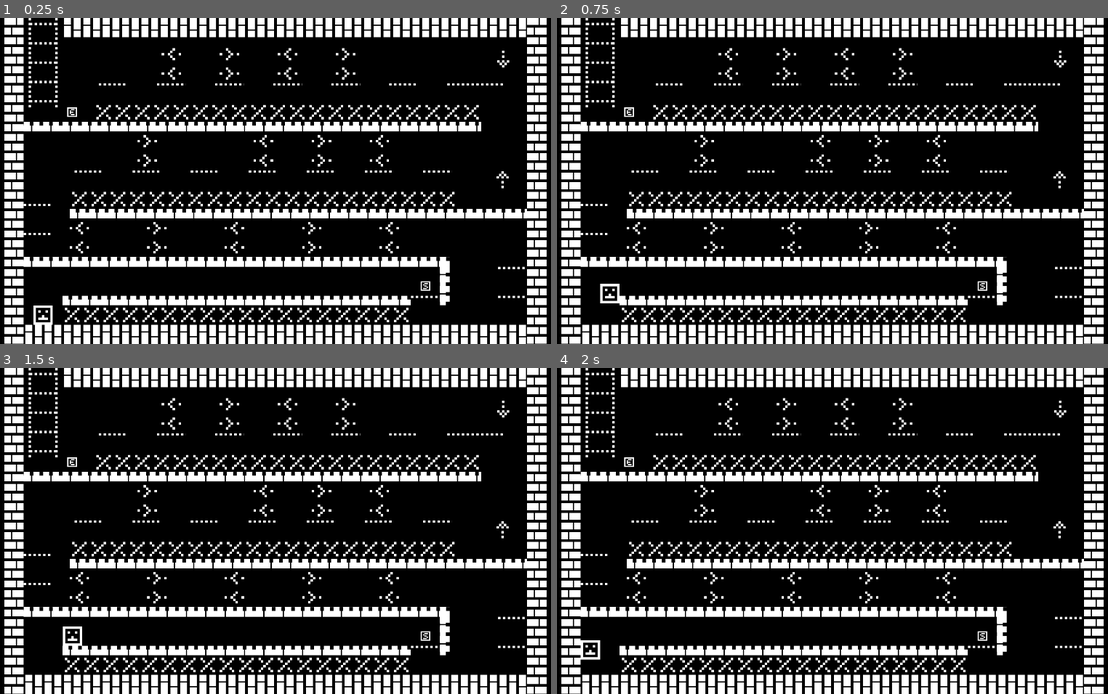
Above: before the commit, frames 1-4 (two rows, left to right).
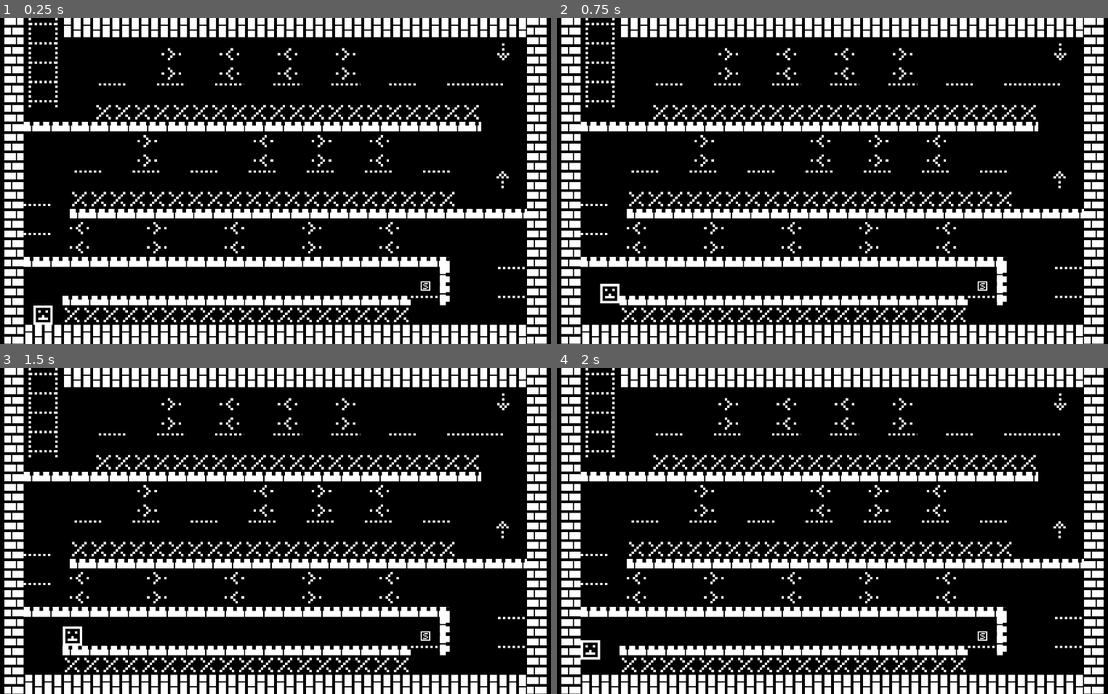
Above: after the commit, the same moments.

Repository: JasonTheKitten/1BitJam2024
Game: Godot game, scene res://levels/level_1.tscn
Two runs of this game, one before a commit and one after it. Both use one fixed random seed, a clock stepped at 60 frames per second and the inputs below.
Inputs:
- Up to frame 1 (0.25 s): no input
- Up to frame 2 (0.75 s): tap Enter at 0.5 s; hold D (player_right) from 0.53 s (still down); hold Space (player_jump) from 0.53 s (still down)
- Up to frame 3 (1.5 s): release D (player_right) at 1.28 s; release Space (player_jump) at 1.28 s; hold Left (player_left) from 1.28 s (still down); tap S (player_duck) at 1.35 s
- Up to frame 4 (2 s): keep holding Left (player_left); tap Space (player_jump) at 1.52, 1.55, 1.82 s

The runs differ from the first frame. In frame 1, 0.2% of the frame differs, in the area x 12-93%, y 7-31%; in frame 2, 0.2%; in frame 3, 0.2%; in frame 4, 0.2%.

Commit message:
Gravity switches are cool

Diff:
--- /dev/null
+++ b/entities/gravity_switch.gd
@@ -0,0 +1,15 @@
+class_name GravitySwitch
+extends Area2D
+
+@export var _orientation: Player.GravityOrientation = Player.GravityOrientation.DOWN
+
+
+signal gravity_change
+
+
+func _ready() -> void:
+	body_entered.connect(_on_body_entered)
+
+
+func _on_body_entered(_body: PhysicsBody2D) -> void:
+	gravity_change.emit(_orientation)
--- a/entities/player/player.gd
+++ b/entities/player/player.gd
@@ -8,34 +8,75 @@
 var _had_zero_frame : bool = false
 var _has_safe_frames : bool = true
 var _speed_multiplier : float = 1
+var _gravity_orientation: GravityOrientation = GravityOrientation.DOWN
+var _movement_disabled_until_collide: bool = false
 
 
 func _physics_process(_delta: float) -> void:
 	if _has_safe_frames:
 		_has_safe_frames = (
 			!Input.get_axis("player_left", "player_right") == 0
-			||Input.is_action_pressed("player_jump"))
+			|| Input.is_action_pressed("player_jump"))
 		return
 
-	velocity.x = Input.get_axis("player_left", "player_right") * _speed * _speed_multiplier
-	if Input.is_action_pressed("player_jump") && velocity.y == 0 && _had_zero_frame:
+	var is_vertical: bool = (
+		_gravity_orientation == GravityOrientation.DOWN
+		|| _gravity_orientation == GravityOrientation.UP)
+	var is_jump_velocity_zero: bool = velocity.y == 0 if is_vertical else velocity.x == 0
+
+	var movement_vector: Vector2 = Vector2(
+		Input.get_axis("player_left", "player_right") * _speed * _speed_multiplier, 0)
+
+	if Input.is_action_pressed("player_jump") && is_jump_velocity_zero && _had_zero_frame:
 		_had_zero_frame = false
-		velocity.y = -_jump_velocity
+		movement_vector.y = -_jump_velocity
 	else:
 		_had_zero_frame = velocity.y == 0
-		velocity.y += _gravity
+		movement_vector.y = _gravity
+
+	if _movement_disabled_until_collide:
+		movement_vector.x = 0
+		movement_vector.y = _gravity
+
+	match _gravity_orientation:
+		GravityOrientation.DOWN:
+			velocity.x = movement_vector.x
+			velocity.y += movement_vector.y
+		GravityOrientation.UP:
+			velocity.x = movement_vector.x
+			velocity.y -= movement_vector.y
+		_:
+			pass # TODO: Other orientations
+
 	if velocity.y < 0:
 		collision_mask &= ~2
 	else:
 		collision_mask |= 2
-	move_and_slide()
+
+	var collision_occured: bool = move_and_slide()
+	_movement_disabled_until_collide = _movement_disabled_until_collide && !collision_occured
 
 
 func tpfreeze() -> void:
+	velocity = Vector2(0, 0)
 	_speed_multiplier = 1
-	velocity = Vector2(0, 0)
 	_has_safe_frames = true
+	_gravity_orientation = GravityOrientation.DOWN
+	_movement_disabled_until_collide = false
 
 
 func set_speed_multiplier(speed_multiplier: float) -> void:
 	_speed_multiplier = speed_multiplier
+
+func set_gravity_orientation(orientation: GravityOrientation) -> void:
+	_gravity_orientation = orientation
+
+func force_player_collide() -> void:
+	_movement_disabled_until_collide = true
+
+enum GravityOrientation {
+	DOWN,
+	LEFT,
+	UP,
+	RIGHT
+}
--- a/entities/reverso.gd
+++ b/entities/reverso.gd
@@ -8,5 +8,5 @@
 func _ready() -> void:
 	body_entered.connect(_on_body_entered)
 
-func _on_body_entered(body: PhysicsBody2D) -> void:
+func _on_body_entered(_body: PhysicsBody2D) -> void:
 	reverso_activated.emit(_speed_multiplier)
--- a/levels/level_1.gd
+++ b/levels/level_1.gd
@@ -3,12 +3,20 @@
 @export var _spawner: PlayerSpawner
 @export var _spike_pits: Array[SpikePit]
 @export var _reversos: Array[Reverso]
+@export var _gravity_switches: Array[GravitySwitch]
 
 func _ready() -> void:
 	for spike_pit: SpikePit in _spike_pits:
 		spike_pit.spike_hit.connect(_handle_player_death)
 	for reverso: Reverso in _reversos:
 		reverso.reverso_activated.connect(_spawner.current_player().set_speed_multiplier)
+	for gravity_switch: GravitySwitch in _gravity_switches:
+		gravity_switch.gravity_change.connect(_handle_gravity_switch)
 
 func _handle_player_death() -> void:
 	_spawner.respawn()
+
+func _handle_gravity_switch(gravity_orientation: Player.GravityOrientation) -> void:
+	var current_player: Player = _spawner.current_player()
+	current_player.set_gravity_orientation(gravity_orientation)
+	current_player.force_player_collide()
--- a/levels/level_1.tscn
+++ b/levels/level_1.tscn
@@ -3,10 +3,10 @@
 [ext_resource type="Texture2D" uid="uid://gnnbl0qwgj04" path="res://assets/tower_outer_wall.png" id="1_6y2o4"]
 [ext_resource type="Texture2D" uid="uid://c1bd6nqube74v" path="res://assets/gravity_arrow.png" id="1_18n86"]
 [ext_resource type="Texture2D" uid="uid://cp7lt5qxt6mid" path="res://assets/ladder.png" id="1_b13ym"]
-[ext_resource type="Texture2D" uid="uid://dlce452qw0qe8" path="res://assets/press_e.png" id="1_iufpy"]
 [ext_resource type="Script" path="res://levels/level_1.gd" id="1_uufqg"]
 [ext_resource type="Texture2D" uid="uid://dpo1wnmh36tsj" path="res://assets/deadly_spike_pit.png" id="2_e2n53"]
 [ext_resource type="PackedScene" uid="uid://qo4nyl0xcy4o" path="res://entities/player/player.tscn" id="2_p8eo7"]
+[ext_resource type="Script" path="res://entities/gravity_switch.gd" id="2_qdi6j"]
 [ext_resource type="Texture2D" uid="uid://cn33jtj0noabp" path="res://assets/tower_inner_wall.png" id="3_jv8n0"]
 [ext_resource type="Texture2D" uid="uid://ce3h6sjgq532s" path="res://assets/platform.png" id="4_tdjd3"]
 [ext_resource type="Texture2D" uid="uid://5tiflkt7eoch" path="res://assets/reverso.png" id="5_xjhd8"]
@@ -16,12 +16,13 @@
 [ext_resource type="Script" path="res://entities/spawner.gd" id="12_mpw0l"]
 [ext_resource type="Script" path="res://entities/reverso.gd" id="13_ucvtt"]
 
-[node name="Node2D" type="Node2D" node_paths=PackedStringArray("_spawner", "_spike_pits", "_reversos")]
+[node name="Node2D" type="Node2D" node_paths=PackedStringArray("_spawner", "_spike_pits", "_reversos", "_gravity_switches")]
 position = Vector2(1, 0)
 script = ExtResource("1_uufqg")
 _spawner = NodePath("Marker2D")
 _spike_pits = [NodePath("SpikeTest/SpikeTestSpikes"), NodePath("HarderTest/HarderTestSpikes"), NodePath("Demo/DemoSpikes")]
-_reversos = [NodePath("ReversoTutorial/Reverso1"), NodePath( …(265 unchanged characters)…  NodePath("SpikeTest/Reversos/Reverso4")]
+_reversos = [NodePath("ReversoTutorial/Reverso1"), NodePath( …(265 unchanged characters)…  NodePath("SpikeTest/Reversos/Reverso4"), NodePath("HarderTest/Reversos/Reverso1"), NodePath("HarderTest/Reversos/Reverso2"), NodePath("HarderTest/Reversos/Reverso3"), NodePath("HarderTest/Reversos/Reverso4")]
+_gravity_switches = [NodePath("GravityUpSwitch"), NodePath("GravityDownSwitch")]
 
 [node name="Camera2D" type="Camera2D" parent="."]
 limit_left = 0
@@ -29,18 +30,33 @@
 limit_right = 1920
 limit_bottom = 1080
 
-[node name="Sprite2D" type="Sprite2D" parent="."]
+[node name="GravityDownSwitch" type="Area2D" parent="."]
+position = Vector2(0, -24)
+script = ExtResource("2_qdi6j")
+
+[node name="Sprite2D" type="Sprite2D" parent="GravityDownSwitch"]
 position = Vector2(1712, 136)
 texture = ExtResource("1_18n86")
 
-[node name="Sprite2D2" type="Sprite2D" parent="."]
+[node name="CollisionPolygon2D" type="CollisionPolygon2D" parent="GravityDownSwitch"]
+position = Vector2(1712, 136)
+scale = Vector2(0.1, 1)
+polygon = PackedVector2Array(32, 32, -32, 32, -32, -32, 32, -32)
+
+[node name="GravityUpSwitch" type="Area2D" parent="."]
+script = ExtResource("2_qdi6j")
+_orientation = 2
+
+[node name="Sprite2D" type="Sprite2D" parent="GravityUpSwitch"]
 position = Vector2(1712, 536)
 rotation = 3.14159
 texture = ExtResource("1_18n86")
 
-[node name="PressE" type="Sprite2D" parent="."]
-position = Vector2(288, 312)
-texture = ExtResource("1_iufpy")
+[node name="CollisionPolygon2D" type="CollisionPolygon2D" parent="GravityUpSwitch"]
+position = Vector2(1712, 536)
+rotation = 3.14159
+scale = Vector2(0.1, 1)
+polygon = PackedVector2Array(32, 32, -32, 32, -32, -32, 32, -32)
 
 [node name="TransitionPlatforms" type="Node2D" parent="."]
 
@@ -108,13 +124,14 @@
 scale = Vector2(1.5, 1)
 polygon = PackedVector2Array(32, 4, -32, 4, -32, -4, 32, -4)
 
-[node name="Ladder" type="StaticBody2D" parent="."]
+[node name="Ladder" type="Area2D" parent="."]
+
+[node name="Sprite2D" type="Sprite2D" parent="Ladder"]
 position = Vector2(192, 160)
-
-[node name="Sprite2D" type="Sprite2D" parent="Ladder"]
 texture = ExtResource("1_b13ym")
 
 [node name="CollisionPolygon2D" type="CollisionPolygon2D" parent="Ladder"]
+position = Vector2(192, 160)
 polygon = PackedVector2Array(64, 160, -64, 160, -64, -160, 64, -160)
 
 [node name="Walls" type="Node2D" parent="."]
@@ -179,10 +196,14 @@
 [node name="Reversos" type="Node2D" parent="HarderTest"]
 
 [node name="Reverso1" type="Area2D" parent="HarderTest/Reversos"]
+collision_layer = 0
+collision_mask = 4
+script = ExtResource("13_ucvtt")
 
 [node name="Sprite2D" type="Sprite2D" parent="HarderTest/Reversos/Reverso1"]
 texture_repeat = 2
 position = Vector2(536, 440)
+rotation = 3.14159
 texture = ExtResource("5_xjhd8")
 region_enabled = true
 region_rect = Rect2(0, 0, 64, 128)
@@ -193,11 +214,14 @@
 polygon = PackedVector2Array(32, 32, -32, 32, -32, -32, 32, -32)
 
 [node name="Reverso2" type="Area2D" parent="HarderTest/Reversos"]
+collision_layer = 0
+collision_mask = 4
+script = ExtResource("13_ucvtt")
+_speed_multiplier = -1.0
 
 [node name="Sprite2D" type="Sprite2D" parent="HarderTest/Reversos/Reverso2"]
 texture_repeat = 2
 position = Vector2(728, 440)
-rotation = 3.14159
 texture = ExtResource("5_xjhd8")
 region_enabled = true
 region_rect = Rect2(0, 0, 64, 128)
@@ -208,6 +232,10 @@
 polygon = PackedVector2Array(32, 32, -32, 32, -32, -32, 32, -32)
 
 [node name="Reverso3" type="Area2D" parent="HarderTest/Reversos"]
+collision_layer = 0
+collision_mask = 4
+script = ExtResource("13_ucvtt")
+_speed_multiplier = -1.0
 
 [node name="Sprite2D" type="Sprite2D" parent="HarderTest/Reversos/Reverso3"]
 texture_repeat = 2
@@ -222,6 +250,9 @@
 polygon = PackedVector2Array(32, 32, -32, 32, -32, -32, 32, -32)
 
 [node name="Reverso4" type="Area2D" parent="HarderTest/Reversos"]
+collision_layer = 0
+collision_mask = 4
+script = ExtResource("13_ucvtt")
 
 [node name="Sprite2D" type="Sprite2D" parent="HarderTest/Reversos/Reverso4"]
 texture_repeat = 2
